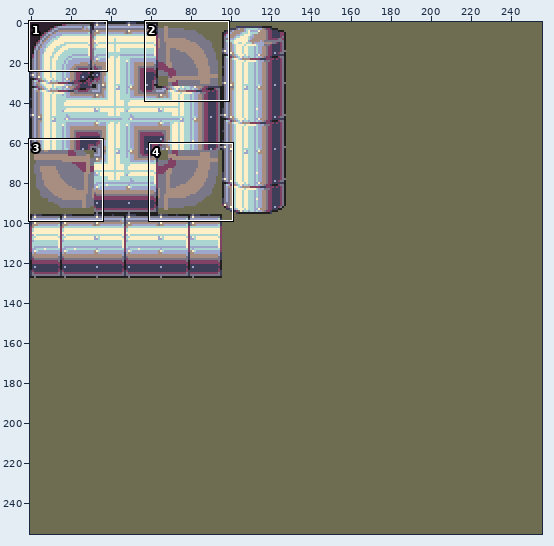
Two states of a sprite sheet, images/tiles/pipes-large.png. Above, an overview of the earlier version with the close-up marked.
Close-up. Before:
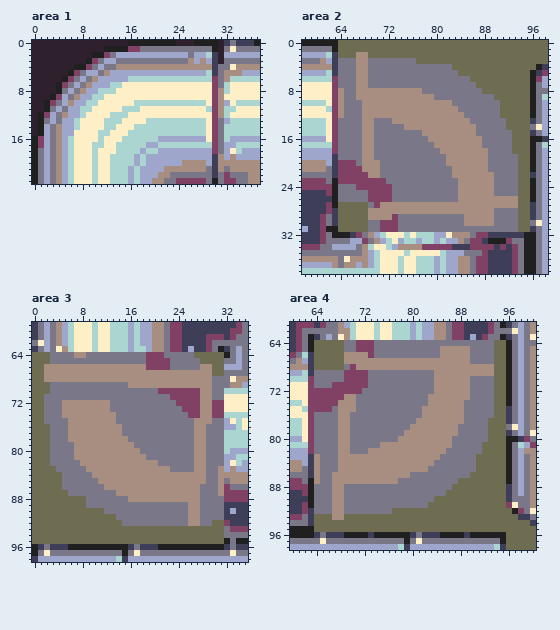
The file is 256x256 pixels. Shown: area 1: x 0..37, y 0..23; area 2: x 58..98, y 0..38; area 3: x 0..35, y 59..98; area 4: x 60..100, y 61..98.
The result:
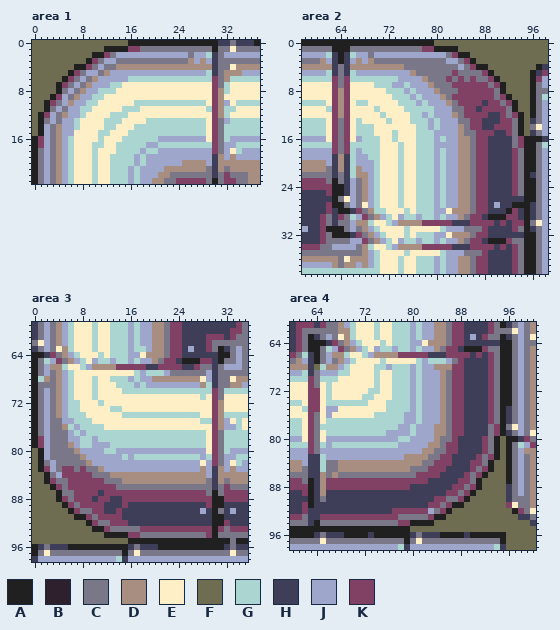
Palette (. is transparent): A #212021  B #2f202d  C #797788  D #a88e81  E #ffefc6  F #6f6d51  G #abd5d0  H #3f3e59  J #9fa6cc  K #814164
The author wrote: Finished missing transitions for large pipe tiles.
The edit:
Changed rows in their new state; - is an unchanged pixel.
Area 1:
first column x 0:
 0 FFFFFFFFFFFFFFFF--------AAA----H
 1 FFFFFFFFFFFF-------------------C
 2 FFFFFFFFFF---------------------C
 3 FFFFFFFFF----------------------C
 4 FFFFFFF-------------------------
 5 FFFFFF--------------------------
 6 FFFFF---------------------------
 7 FFFF----------------------------
 8 FFFF----------------------------
 9 FFF-----------------------------
10 FF------------------------------
11 FF------------------------------
12 F-------------------------------
13 F-------------------------------
14 F-------------------------------
15 F-------------------------------
Area 2:
first column x 64:
 0 AAAAAAAAAAAAAAAA----------------
 1 AACCCCCCCCCCCCKKAAAA------------
 2 AHGJJCJJJJJJJJJJJJCKAA----------
 3 AHJ-JD-------CCCCCJJCKA---------
 4 -HD--DDDDDD--------CJCKAA-------
 5 -HGJJJJJJJJJD------KCCCCKA------
 6 -KGGGGGGGGJJJJD---K-K-KCCKA-----
 7 -KEEEEGGGJJGJJJD---KKKKKKCKA----
 8 -KEEEEEEGGGJGJJJD---KKKKKKCA----
 9 -KEEEEEEEGGGJGJJJD-KKKKKKKCKA---
10 -KEGGEEEEEGGGJGJJJ--KKKKHKKCKA--
11 -KEEEEGEEEEGGGGGJJJC-KKHKKKKCA--
12 -KEEEEEGEEEEGGJGJJJ-CKKKKHHKCKA-
13 -KEGEEEEGEEEGGGJGJJJCCKKHHHKKCA-
14 -KEGGGEEEEEEEGGJGJJJ-CKKHHKKKCA-
15 -KEGGGEEEGEEEGGGJJJJ-CCKKKHHKCA-
16 -KEJGGGEEGEEEGGGJGJJ--CKKHHHHCKA
17 -KGGGGGEEEGEEGGGJJJJ--CKKHHHHCKA
18 -KGJGGGEEEGEEGGGJGJJ--CKKHHHHKCA
19 DHGJJGGEEEGEEGGGJGJJ--CKKHHHHKCA
20 DHGJJJGEEEGEEGGGJGJJ--CKKHHHHKCA
21 DHGDJJGEEEGEEGGGJGJJ--CKKHHHHKCA
22 CHGDDJGEEEGEEGGGJGJJ--CKKHHHHKCA
23 CHJCDJGEEEGEEGGGJGJJ--CKKHHHHKCA
24 AHJCDJGEEEGEEGGGJGJJ--CKKHHHHKCA
25 AHJ-DJGEEEGEEGGGJGJJ--CKKHHHHKCA
26 -EJ-DJGEEEGEEGGGJGJJ--CKKHHHHHHA
27 ACJCEJGEEEGEEGGGJGJJ--CKKHJHHAAA
28 AAHKC-GGEEEGEGGGJJE---CKKHHHAKHA
29 KCGJKC-JGEJGGJGGJGJJDCKKHAAAKKHA
30 CCJDDGEEGJDDDDKKKKKHHHKKKKHKHKKA
31 ACJCDJGEEEEGEEEEEGJJJ---KHHHHKCA
Area 3:
first column x 0:
64 AAHK-DJGEEEGEGGGJJEDDD-KKHHHHHHA
65 ACGJK-DJGEJGGJGGJGJJDC-KHAAAKKHA
66 ACJ--GEEGJ----KKKKKHH--KKHHKCCHC
67 ACJC-JGEEEEEEEEEEGJGGGJCCCCCCJHC
68 AG-C-JGEEEGEEGGGJGJJ--------EJH-
69 ACC-DJGEEEGEEEGGGJGJJJJJJJJJ-GH-
70 ACJ-DJGEEEGEEEEGGGGGGGGGGGGGGGK-
71 ACJ-DJGEEEGEEEEEEEEEEEEEEEEEGEK-
72 ACJ-DJGGEEEGEEEEEEEEEEEEEEEEEE-D
73 ACJ-DJGGEEEEEGGEEEEEEEEEEEEEEE-D
74 ACJ-DJGGGEEEEEEGGGGGGGGGGGGGEE-D
75 ACJ--JJGGGEEEEEEEEEEEEEEEEEEGGKD
76 ACJ--DGJGGGGEEEEEEEEEEEEEEEEEEKD
77 ACJ---JGJGGGGGGGGGGGGGGGGGGGGEK-
78 AKJ---JJGGJGGGGGGGGGGGGGGGGGGEK-
79 AKJ---DJGGJJJGGGGGGGGGGGGGGGGEK-
80 -AJ-----JJJJGGJJJJJJJJJJJJJJJEK-
81 -AJ----C-JJJJJJGJGGGGGGGGGGGJGK-
82 -ACJ----C-JJJJJJJJJJJJJJJJJJEJK-
83 -AKJ-KK-KCC-JJJJJJJJJJJJJJJJ-JH-
84 --ACJKKKKKCCC----------------JH-
85 --AKC-KKKKKKCCC---------------H-
86 ---AK-KKKKKKKKCCCCCCCCCCCCCC--HC
87 ----AC-KKKKHKKKKKKKKKKKKKKKKK-AC
88 ----AKCKKKHKKHHKKKKKKKKKKKKKKKAA
89 -----AKCKKKKHHHKHHHHHHHHHHHHHKAA
90 ------AKCCKKHHKHHHHHHHHHHHHHJHA-
91 -------AAKCKKKKHHHHHHHHHHHHHHHAA
92 ---------AKCCKKKHHHHHHHHHHHHHHAA
93 ----------AAKCCCCCKKKKKKKKKKKKAK
94 ------------AAAAKKCCCCCCCCCCCKAC
95 ----------------AAAAAAAAAAAAAAAA
Area 4:
first column x 64:
64 AAHKCDJGEEEGEGGGJJEDDD-KKHHHHHHA
65 ACGJK-DJGEJGGJGGJGJJDCKKHAAAK-CA
66 ACJDDGEEGJDDDDKKKKKHHHKKKKHKHKCA
67 ACJCDJGEEEEGEEEEEGJGGGJCKHHHHKCA
68 -GDDJGEEEEGGJGGGJGJJ---KKHHHHKCA
69 -JJJGGEEEEGEEGGGJGJJJ-CKKHHHHKCA
70 -GGGEEEEEEGEEGGGJGJJJ-CKKHHHHKCA
71 -EGEEEEEEEGEEGGGJGJJJ-CKKHHHHKCA
72 -EGEEEEEEGGEEGGGJGJJJ-CKKHHHHKCA
73 -EGEEEEEGGEEEGGGJGJJJ-CKKHHHHKCA
74 -EGGGGGGGEEEGGGGJGJJJ-CKKHHHHKCA
75 -EJJEEEEEEEEGGGGJGJJJ-CKKHHHHKCA
76 -EJEEEEEEEGGGGGJJGJJJ-CKKHHHHKCA
77 -EGGGGGGGGGGGGGJJGJJJ-CKKHHHHKCA
78 -GGGGGGGGGGGGGJJGJJJ--CKKHHHHCKA
79 -EGGGGGGGGGGJJJJGJJJ--CKKHHHHCKA
80 -EJJJJJJJJJJJJGGJJJJ-CCKHHHHKCA-
81 -GJGGGGGGGGGGGJJJJJ--CKKHHHHKCA-
82 -JJJJJJJJJJJJJJJJJ--CCKKHHHHKCA-
83 HGJJJJJJJJJJJJJ----CCKKHHHHKCKA-
84 HG----------------CCKKKHHHKKCA--
85 HG--------------CCCKKKHHHHKCKA--
86 HD--CCCCCCCCCCCC-KKKKHHHHKCKA---
87 HDKKKKKKKKKKKKKKKKKHHHHHKKCA----
88 HDKKKKKKKKKKKKKKHHHHHHHKKCKA----
89 HDHHHHHHHHHHHHHHHHHHHHKKCKA-----
90 H-HHHHHHHHHHHHHHHHHHKKCCKA------
91 HHHHHHHHHHHHHHHHHHHKKCKAA-------
92 HHHHHHHHHHHHHKKKKKKJCKA---------
93 HKKKKKKKKKKKKKCCCCCKAA----------
94 ACCCCCCCCCCCCCKKAAAA------------
95 AAAAAAAAAAAAAAAA----------------
Boxes around the changes in both close-ups, in picture pixels (x1, y1, x2, y2):
changed: (32, 40, 128, 136)
changed: (176, 40, 194, 46)
changed: (218, 40, 224, 64)
changed: (338, 40, 530, 232)
changed: (32, 352, 224, 544)
changed: (314, 340, 506, 532)
